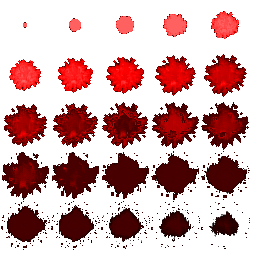
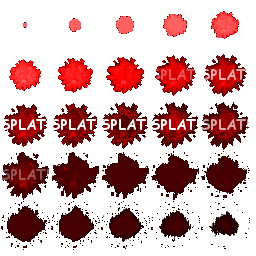
The second 256px x 256px image is a revision of the first. Changes to its layers:
added layer "SPLAT!8" (33%) above "SPLAT!7" over [2, 169, 49, 180]
added layer "SPLAT!7" (66%) above "SPLAT!6" over [202, 119, 249, 130]
added layer "SPLAT!6" above "SPLAT!5" over [152, 119, 199, 130]
added layer "SPLAT!5" above "SPLAT!4" over [102, 119, 148, 130]
added layer "SPLAT!4" above "SPLAT!3" over [53, 119, 98, 130]
added layer "SPLAT!3" above "SPLAT!2" over [4, 119, 46, 130]
added layer "SPLAT!2" (66%) above "SPLAT!1" over [204, 69, 246, 80]
added layer "SPLAT!1" (33%) above "Pasted Layer" over [155, 69, 195, 80]
